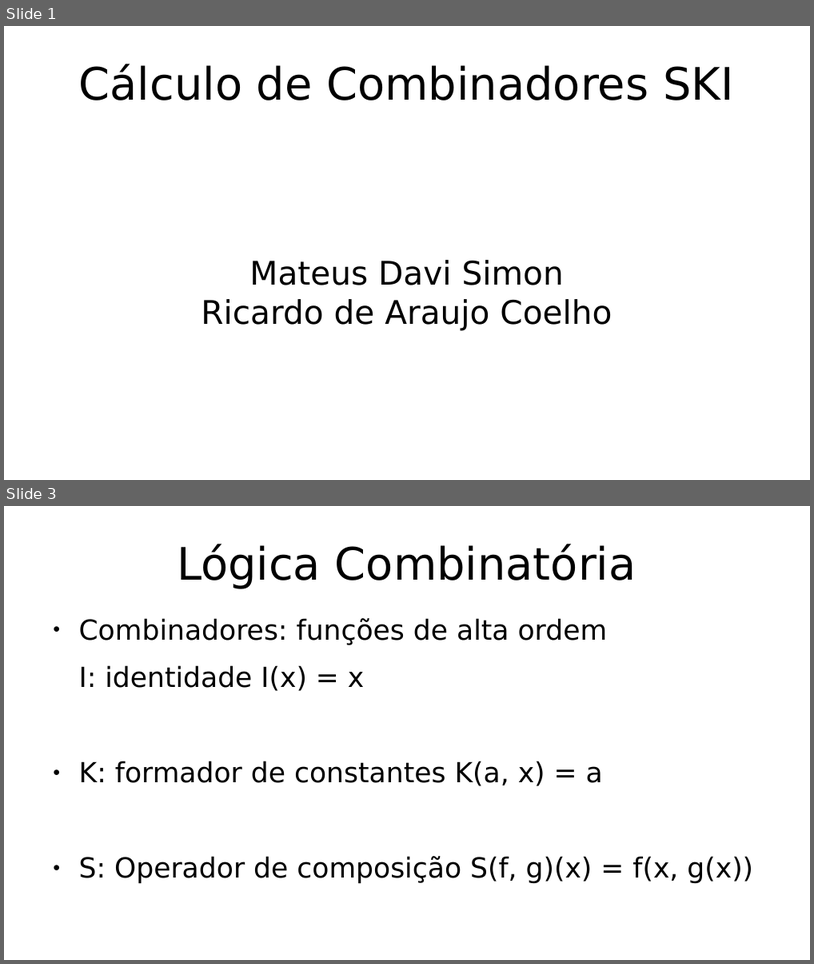
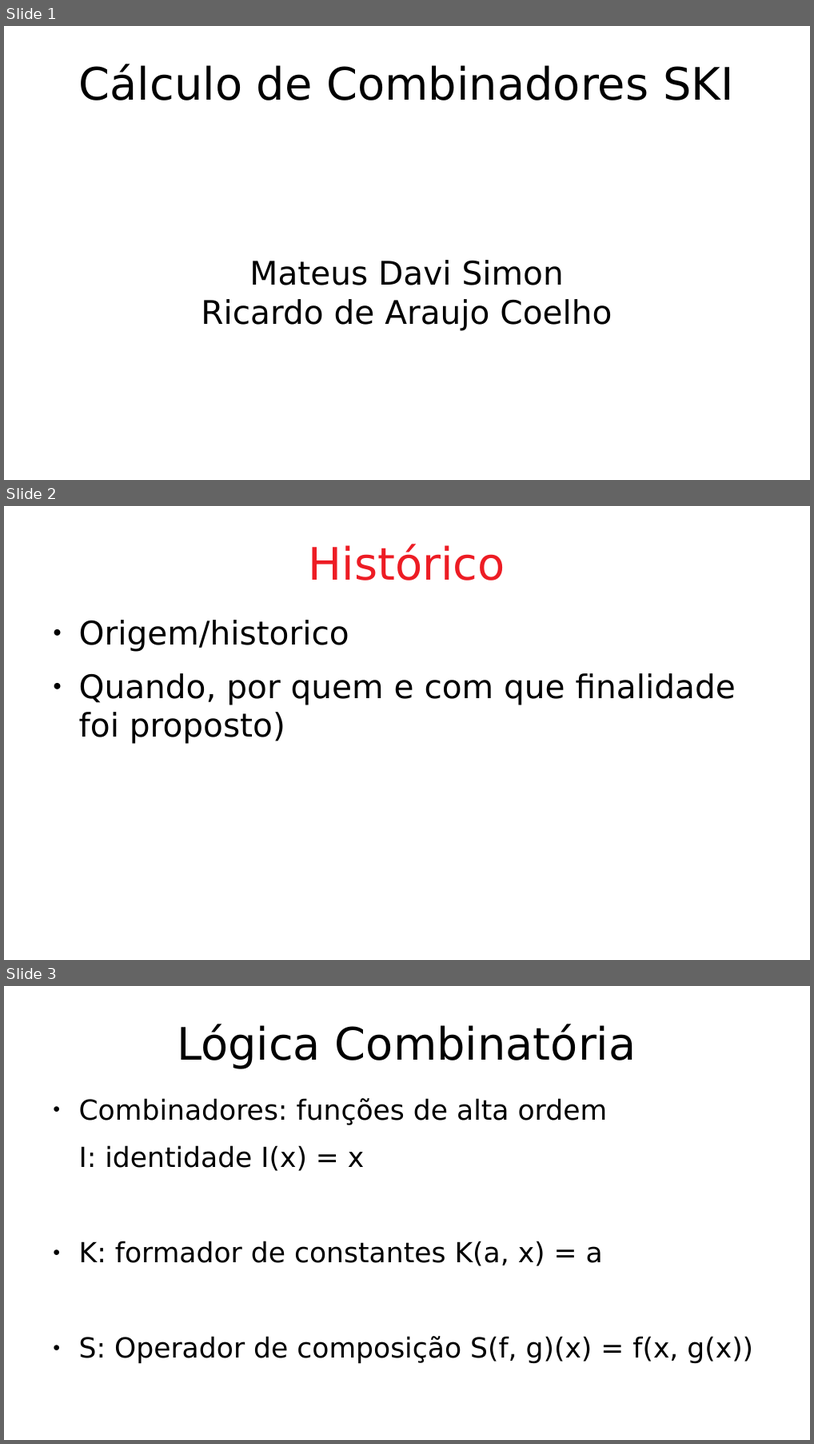
Before and after one commit to hlah/teoria_da_computacao, a slide deck: pesquisa/slides.odp. Shown one above the other, each under a label of ours: slides 1 and 3 before the commit, slides 1, 2 and 3 after it; the slides between them are not shown. The pictures are 814x964 and 814x1444 pixels, drawn with LibreOffice and Linux fonts; fonts in the diff are those of the drawing. Boxes give left, top, right and bottom in pixels: in the first picture for what was removed or moved away, otherwise in the second. Text is boxed around its words. In the diff, an @@ line names an element or a change of style, - is before the commit and + after.

```diff
--- a/pesquisa/slides.odp
+++ b/pesquisa/slides.odp
@@ slide 2 added at (4,506,810,960), background #FFFFFF @@
@@ title added at (309,544,506,580), 44 pt, text #ED1C24 @@
+Histórico
@@ text added at (79,620,736,744), 32 pt, text #000000 @@
+● Origem/historico
+● Quando, por quem e com que finalidade foi proposto)
```
Also in this commit, not shown: 6 slides changed, 1 slide removed.
